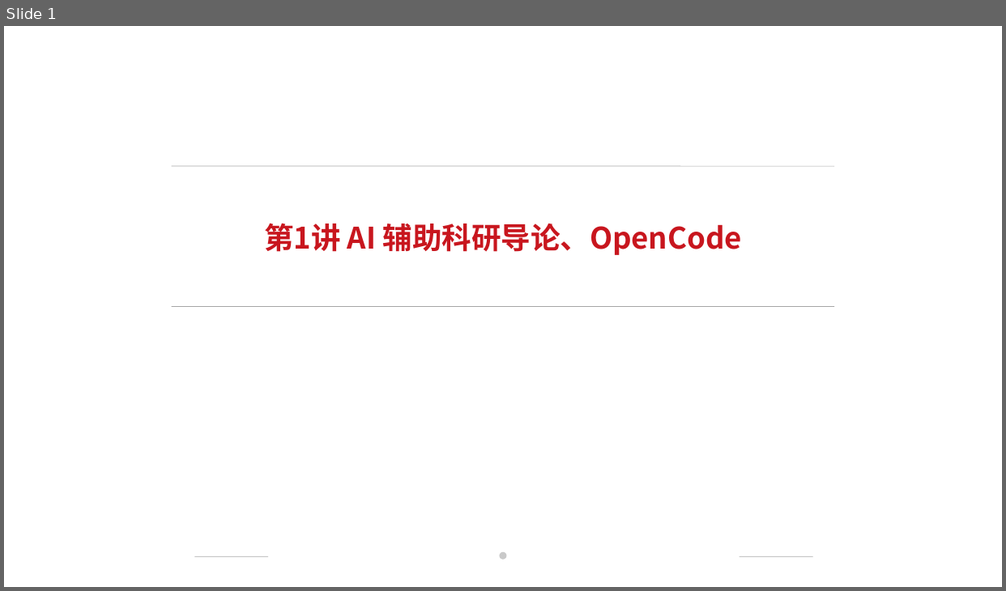
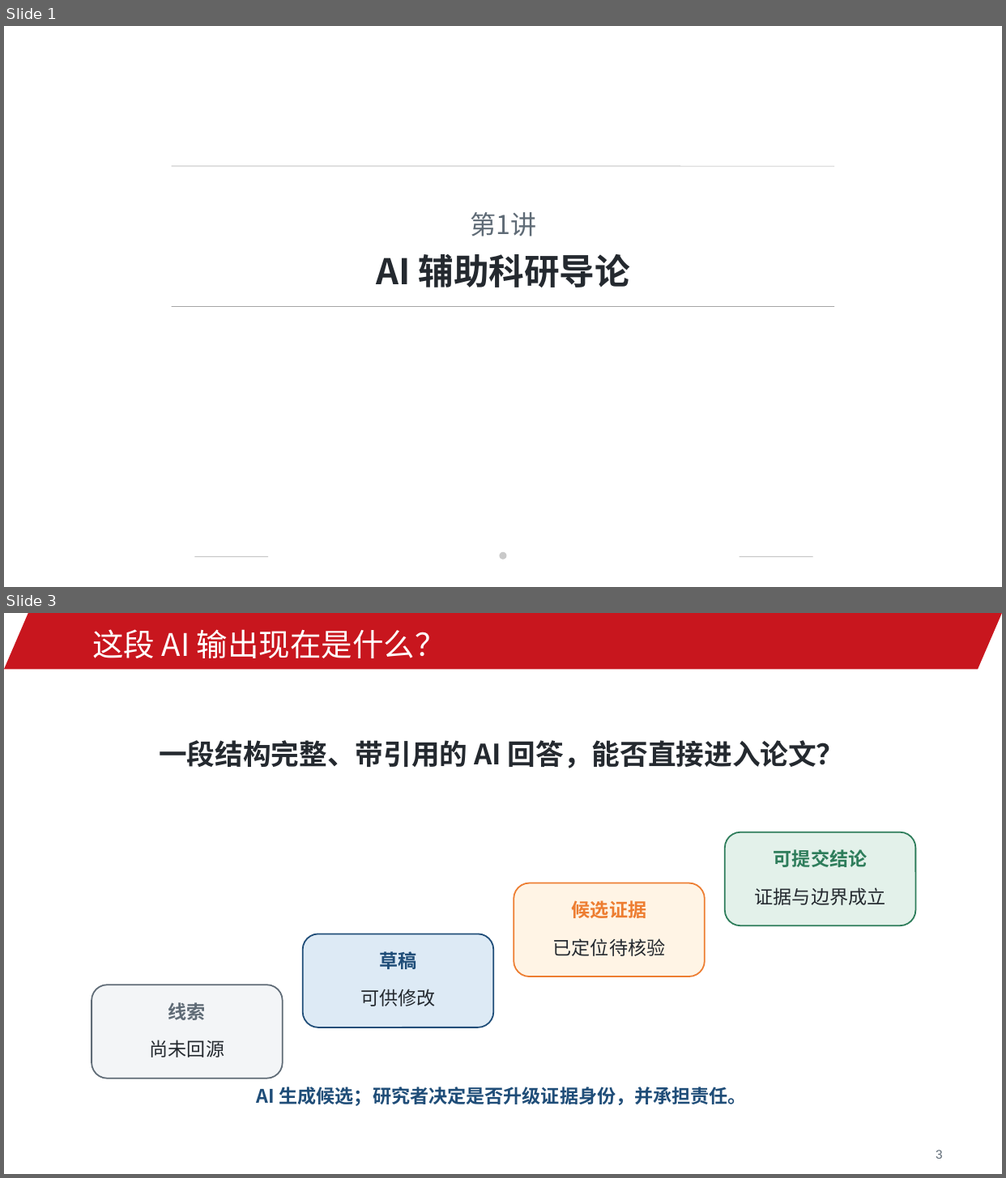
Before and after one commit to jinyh/ai4research, a slide deck: lessons/lesson-01/slides.pptx. Shown one above the other, each under a label of ours: slide 1 before the commit, slides 1 and 3 after it; the slides between them are not shown. The pictures are 1006x591 and 1006x1178 pixels, drawn with LibreOffice and Linux fonts; fonts in the diff are those of the drawing; background and template pictures are left out. Boxes give left, top, right and bottom in pixels: in the first picture for what was removed or moved away, otherwise in the second. Text is boxed around its words. In the diff, an @@ line names an element or a change of style, - is before the commit and + after.

```diff
--- a/lessons/lesson-01/slides.pptx
+++ b/lessons/lesson-01/slides.pptx
@@ slide 3 added at [4, 613, 1002, 1174], background #FFFFFF @@
@@ parallelogram added at [4, 613, 1002, 669], fill #C8161E @@
@@ text added at [92, 629, 446, 658], 30 pt, text #FFFFFF @@
+这段 AI 输出现在是什么？
@@ text added at [159, 740, 845, 769], 27 pt, text #24292F, bold @@
+一段结构完整、带引用的 AI 回答，能否直接进入论文？
@@ rounded rectangle added at [725, 833, 916, 926], fill #E3F1EA, outline #2E7D5B 1.4 pt @@
@@ text added at [774, 850, 867, 867], 18 pt, text #2E7D5B, bold @@
+可提交结论
@@ rounded rectangle added at [513, 884, 705, 977], fill #FFF4E5, outline #ED7D31 1.4 pt @@
@@ text added at [572, 901, 646, 918], 18 pt, text #ED7D31, bold @@
+候选证据
@@ text added at [755, 888, 886, 905], 18 pt, text #24292F @@
+证据与边界成立
@@ rounded rectangle added at [303, 934, 493, 1028], fill #DDEAF5, outline #1F4D78 1.4 pt @@
@@ text added at [379, 952, 416, 969], 18 pt, text #1F4D78, bold @@
+草稿
@@ text added at [553, 939, 666, 956], 18 pt, text #24292F @@
+已定位待核验
@@ rounded rectangle added at [91, 985, 283, 1079], fill #F3F5F7, outline #5F6B76 1.4 pt @@
@@ text added at [360, 989, 435, 1007], 18 pt, text #24292F @@
+可供修改
@@ text added at [168, 1003, 206, 1020], 18 pt, text #5F6B76, bold @@
+线索
@@ text added at [150, 1040, 224, 1058], 18 pt, text #24292F @@
+尚未回源
@@ text added at [257, 1087, 747, 1106], 18 pt, text #1F4D78, bold @@
+AI 生成候选；研究者决定是否升级证据身份，并承担责任。
@@ text added at [936, 1150, 943, 1159], 12 pt, text #5F6B76 @@
+3
@@ slide 1 changed as well @@
@@ text at [470, 212, 536, 237]: text changed; size 28.5 to 25 pt; text colour #C8161E to #5F6B76; bold off @@
-第1讲 AI 辅助科研导论、OpenCode
+第1讲
@@ text added at [376, 254, 630, 288], 34 pt, text #24292F, bold @@
+AI 辅助科研导论
```
Also in this commit, not shown: 6 other slides changed, 23 other slides added, 23 slides removed, 37 other files.
